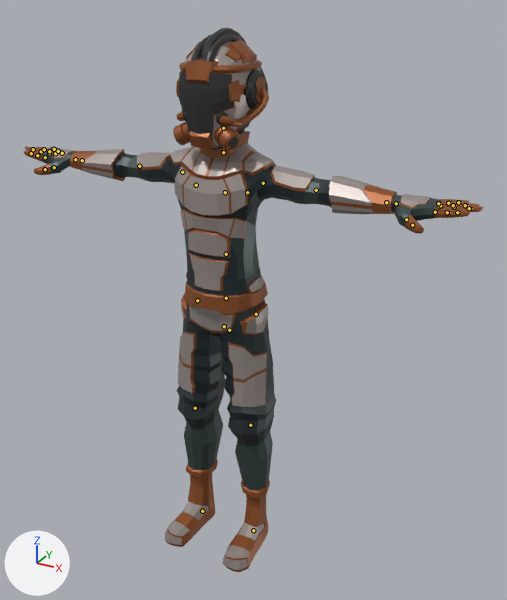
Renders of the glTF model public/assets/jogo/astronauta.glb from each side of a commit.
The view is the same before and after, from a 50 mm lens placed at (1.178, -1.988, 1.987), pointed at (0.161, -0.14, 1.063). The axes (+X, +Y, +Z) are drawn at lower left. The lights are the same throughout. The older version comes first. The bones that change, and the others that lie on the model, are drawn over the model as lines.

In view in the first picture: 'SpaceSuit_Body', 'SpaceSuit_Feet', 'SpaceSuit_Head', 'SpaceSuit_Legs'.
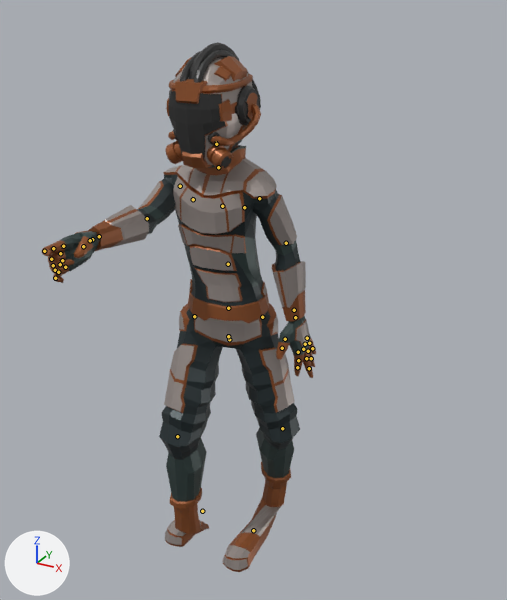
The newer file adds an action. The first version stands in its rest pose; the second is drawn at frame 14 of the action 'Gun_Shoot'.

Boxes (x1, y1, x2, y2) around the edits, measured in the pictures (507 x 600 px):
'SpaceSuit_Body', posed (40% narrower, 26% taller): before (23, 131, 484, 316); after (42, 145, 316, 378)
'SpaceSuit_Legs', posed (42% wider): before (177, 293, 276, 498); after (159, 303, 300, 509)
'SpaceSuit_Head', posed: before (173, 28, 269, 151); after (166, 42, 261, 170)
'SpaceSuit_Feet', posed (18% wider): before (165, 473, 268, 572); after (165, 478, 287, 572)
bone 'Body', root to tip: before (229, 330) to (229, 328); after (229, 339) to (229, 337)
bone 'Torso', root to tip: before (226, 254) to (226, 251); after (228, 264) to (227, 262)
bone 'Head', root to tip: before (223, 128) to (223, 125); after (216, 144) to (216, 141)
bone 'UpperArm.L', root to tip: before (263, 183) to (265, 183); after (259, 198) to (260, 200)
bone 'LowerArm.L', root to tip: before (316, 190) to (318, 190); after (286, 243) to (286, 245)
bone 'Index2.L', root to tip: before (435, 212) to (438, 212); after (298, 352) to (298, 354)
bone 'Index3.L', root to tip: before (447, 212) to (450, 212); after (298, 360) to (298, 362)
bone 'Thumb3.L', root to tip: before (412, 225) to (414, 226); after (282, 348) to (281, 350)
bone 'Shoulder.R', root to tip: before (196, 185) to (194, 183); after (193, 199) to (191, 197)
bone 'UpperArm.R', root to tip: before (182, 172) to (180, 171); after (180, 186) to (178, 187)
bone 'LowerArm.R', root to tip: before (139, 166) to (137, 165); after (147, 218) to (145, 219)
bone 'Index4.R', root to tip: before (31, 153) to (29, 153); after (44, 251) to (46, 252)
bone 'Middle2.R', root to tip: before (49, 153) to (47, 153); after (60, 253) to (58, 255)
bone 'Middle3.R', root to tip: before (41, 151) to (39, 151); after (51, 259) to (53, 260)
bone 'Middle4.R', root to tip: before (33, 149) to (31, 149); after (60, 264) to (63, 263)
bone 'Ring1.R', root to tip: before (75, 159) to (74, 159); after (92, 239) to (90, 241)
bone 'Ring3.R', root to tip: before (49, 151) to (48, 151); after (53, 265) to (53, 266)
bone 'Ring4.R', root to tip: before (44, 149) to (42, 148); after (55, 270) to (58, 269)
bone 'Pinky1.R', root to tip: before (75, 159) to (74, 159); after (92, 239) to (91, 241)
bone 'Pinky3.R', root to tip: before (58, 151) to (57, 150); after (58, 272) to (57, 274)
bone 'Pinky4.R', root to tip: before (54, 149) to (53, 148); after (55, 278) to (57, 279)
bone 'Thumb1.R', root to tip: before (75, 159) to (73, 160); after (92, 239) to (92, 239)
bone 'Thumb2.R', root to tip: before (54, 167) to (51, 168); after (90, 240) to (88, 242)
bone 'Thumb3.R', root to tip: before (45, 169) to (42, 170); after (83, 246) to (82, 248)
bone 'UpperLeg.L', root to tip: before (256, 314) to (256, 315); after (262, 317) to (262, 318)
bone 'LowerLeg.L', root to tip: before (250, 425) to (250, 426); after (282, 428) to (282, 429)
bone 'UpperLeg.R', root to tip: before (197, 300) to (197, 301); after (194, 316) to (194, 317)
bone 'LowerLeg.R', root to tip: before (195, 408) to (195, 409); after (177, 436) to (177, 437)

What the commit changed:
Bone 'Body' (bone_body) moves from (0.0, 0.0, 0.0) to (0.0, -0.00037, 0.0).
Bone 'Body' (bone_body) turns from (0, 0, 0) to (0, 27, 0) degrees about its own x, y and z.
Bone 'Torso' (bone_torso) turns from (0, 0, 0) to (7, -28, 0) degrees about its own x, y and z.
Bone 'Head' (bone_head) turns from (0, 0, 0) to (-3, 0, 0) degrees about its own x, y and z.
Bone 'UpperArm.L' (bone_upperarm_l) turns from (0, 0, 0) to (-69, 14, 3) degrees about its own x, y and z.
Bone 'LowerArm.L' (bone_lowerarm_l) turns from (0, 0, 0) to (-12, -6, -12) degrees about its own x, y and z.
Bone 'Index2.L' (bone_index2_l) turns from (0, 0, 0) to (-14, 2, 0) degrees about its own x, y and z.
Bone 'Index3.L' (bone_index3_l) turns from (0, 0, 0) to (-7, 2, 1) degrees about its own x, y and z.
Bone 'Thumb3.L' (bone_thumb3_l) turns from (0, 0, 0) to (-13, -3, 7) degrees about its own x, y and z.
Bone 'Shoulder.R' (bone_shoulder_r) turns from (0, 0, 0) to (4, 8, -3) degrees about its own x, y and z.
Bone 'UpperArm.R' (bone_upperarm_r) turns from (0, 0, 0) to (-68, 64, 20) degrees about its own x, y and z.
Bone 'LowerArm.R' (bone_lowerarm_r) turns from (0, 0, 0) to (-2, 1, 16) degrees about its own x, y and z.
Bone 'Index4.R' (bone_index4_r) turns from (0, 0, 0) to (-77, 6, 11) degrees about its own x, y and z.
Bone 'Middle2.R' (bone_middle2_r) turns from (0, 0, 0) to (-12, -1, 3) degrees about its own x, y and z.
Bone 'Middle3.R' (bone_middle3_r) turns from (0, 0, 0) to (-70, 7, -10) degrees about its own x, y and z.
Bone 'Middle4.R' (bone_middle4_r) turns from (0, 0, 0) to (-84, -8, -8) degrees about its own x, y and z.
Bone 'Ring1.R' (bone_ring1_r) turns from (0, 0, 0) to (0, 0, 4) degrees about its own x, y and z.
Bone 'Ring3.R' (bone_ring3_r) turns from (0, 0, 0) to (-54, 4, 27) degrees about its own x, y and z.
Bone 'Ring4.R' (bone_ring4_r) turns from (0, 0, 0) to (-66, 19, 32) degrees about its own x, y and z.
Bone 'Pinky1.R' (bone_pinky1_r) turns from (0, 0, 0) to (0, 0, 3) degrees about its own x, y and z.
Bone 'Pinky3.R' (bone_pinky3_r) turns from (0, 0, 0) to (-29, 7, 10) degrees about its own x, y and z.
Bone 'Pinky4.R' (bone_pinky4_r) turns from (0, 0, 0) to (-66, 8, 0) degrees about its own x, y and z.
Bone 'Thumb1.R' (bone_thumb1_r) turns from (0, 0, 0) to (-26, -40, 6) degrees about its own x, y and z.
Bone 'Thumb2.R' (bone_thumb2_r) turns from (0, 0, 0) to (-22, -2, -31) degrees about its own x, y and z.
Bone 'Thumb3.R' (bone_thumb3_r) turns from (0, 0, 0) to (-13, 3, -7) degrees about its own x, y and z.
Bone 'UpperLeg.L' (bone_upperleg_l) turns from (0, 0, 0) to (-11, -23, 8) degrees about its own x, y and z.
Bone 'LowerLeg.L' (bone_lowerleg_l) turns from (0, 0, 0) to (22, 0, 0) degrees about its own x, y and z.
Bone 'UpperLeg.R' (bone_upperleg_r) turns from (0, 0, 0) to (-8, 19, -20) degrees about its own x, y and z.
Bone 'LowerLeg.R' (bone_lowerleg_r) turns from (0, 0, 0) to (19, 0, 0) degrees about its own x, y and z.
